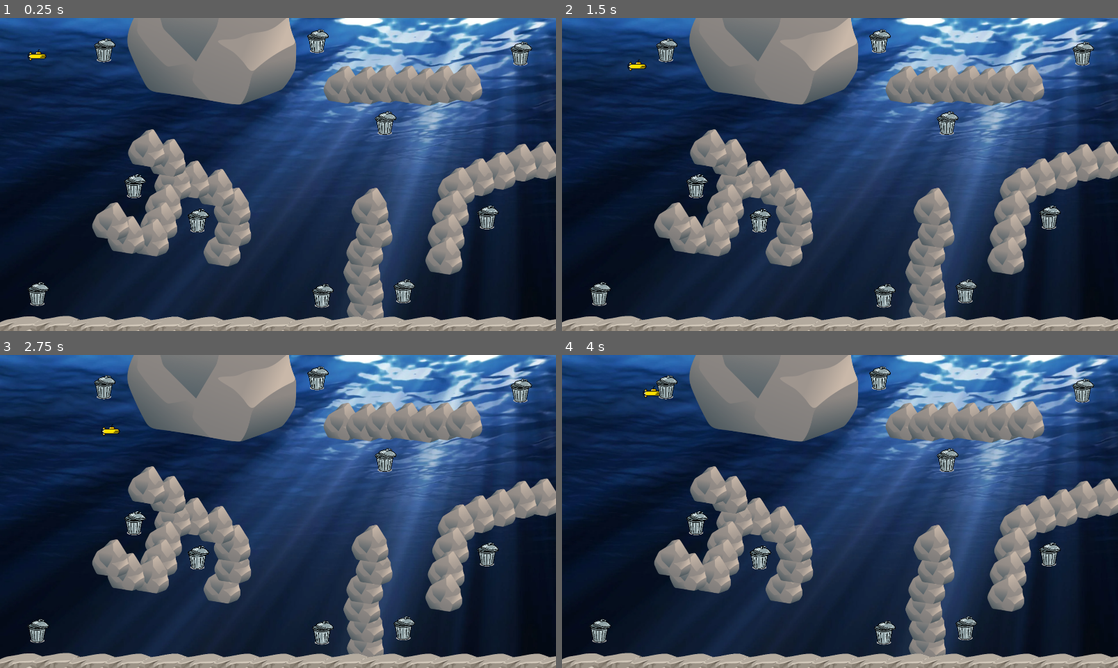
Above: before the commit, frames 1-4 (two rows, left to right).
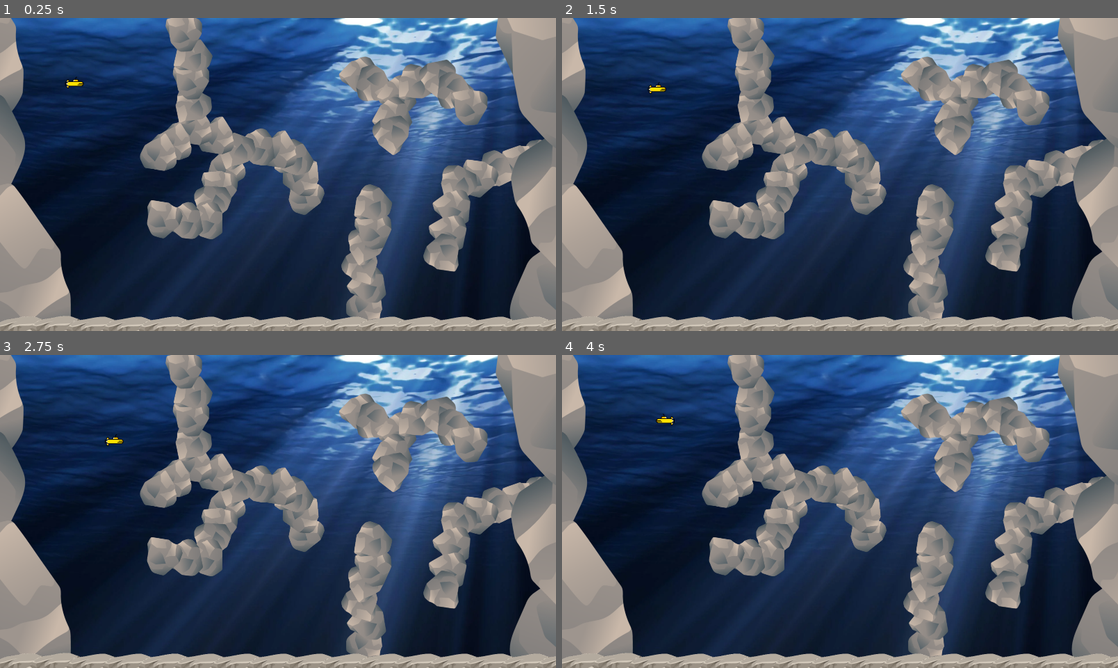
Above: after the commit, the same moments.

Repository: PudinDeveloper/Sea-Sweepers
Game: Godot game, scene res://Levels/Level-001/Level-001.tscn
The game is run twice, just before and just after one commit, with the same random seed, the same clock (stepped at 60 frames per second) and the same inputs. Before the commit the project starts from res://Levels/Level-001.tscn.
Inputs:
- Up to frame 1 (0.25 s): no input
- Up to frame 2 (1.5 s): tap Enter at 0.5 s; hold Right (ui_right) 0.53-1.28 s; hold Down (ui_down) from 1.28 s (still down)
- Up to frame 3 (2.75 s): release Down (ui_down) at 2.03 s; hold Right (ui_right) from 2.03 s (still down)
- Up to frame 4 (4 s): release Right (ui_right) at 2.78 s; hold Up (ui_up) 2.78-3.53 s; hold Left (ui_left) from 3.53 s (still down)

The runs differ from the first frame. In frame 1, 37% of the frame differs, in the area x 0-100%, y 0-98%; in frame 2, 37%; in frame 3, 37%; in frame 4, 37%.

Commit message:
Reorganize files and Add Rock Walls

Diff:
--- /dev/null
+++ b/Assets/Rocks/Big-Rock.tscn
@@ -0,0 +1,11 @@
+[gd_scene load_steps=2 format=2]
+
+[ext_resource path="res://Assets/Rocks/Images/Big-rock.svg" type="Texture" id=1]
+
+[node name="Big-rock" type="StaticBody2D"]
+
+[node name="Sprite" type="Sprite" parent="."]
+texture = ExtResource( 1 )
+
+[node name="CollisionPolygon2D" type="CollisionPolygon2D" parent="."]
+polygon = PoolVector2Array( 88, 305, 232, 253, 266, 207, 280, 177, 281, 97, 261, 41, 255, -1, 256, -50, 109, -284, 94, -295, 68, -293, -14, -272, -111, -174, -220, -104, -240, -73, -295, 39, -302, 76, -300, 110, -237, 242, -217, 259 )
--- a/Assets/Rocks/Medium-Rock.tscn
+++ b/Assets/Rocks/Medium-Rock.tscn
@@ -4,8 +4,8 @@
 
 [node name="Medium-rock" type="StaticBody2D"]
 
+[node name="CollisionPolygon2D" type="CollisionPolygon2D" parent="."]
+polygon = PoolVector2Array( -96, -57, -115, -49, -139, -22, -158, -4, -160, 4, -152, 22, -106, 59, -78, 60, 5, 104, 109, 89, 140, 63, 161, 19, 147, -20, 109, -41, 81, -60, 81, -88, 42, -102, -15, -98, -70, -86, -86, -74 )
+
 [node name="Sprite" type="Sprite" parent="."]
 texture = ExtResource( 1 )
-
-[node name="CollisionPolygon2D" type="CollisionPolygon2D" parent="."]
-polygon = PoolVector2Array( -96, -57, -115, -49, -139, -22, -158, -4, -160, 4, -152, 22, -106, 59, -78, 60, 5, 104, 109, 89, 140, 63, 161, 19, 147, -20, 109, -41, 81, -60, 81, -88, 42, -102, -15, -98, -70, -86, -86, -74 )
--- /dev/null
+++ b/Components/map-limit.tscn
@@ -0,0 +1,33 @@
+[gd_scene load_steps=3 format=2]
+
+[sub_resource type="RectangleShape2D" id=1]
+extents = Vector2( 20, 540 )
+
+[sub_resource type="RectangleShape2D" id=2]
+extents = Vector2( 960, 20 )
+
+[node name="Map-Limit" type="Node2D"]
+
+[node name="Wall-Right" type="StaticBody2D" parent="."]
+
+[node name="Collision-Wall" type="CollisionShape2D" parent="Wall-Right"]
+position = Vector2( 1900, 540 )
+shape = SubResource( 1 )
+
+[node name="Wall-Left" type="StaticBody2D" parent="."]
+
+[node name="Collision-Wall" type="CollisionShape2D" parent="Wall-Left"]
+position = Vector2( 20, 540 )
+shape = SubResource( 1 )
+
+[node name="Wall-Up" type="StaticBody2D" parent="."]
+
+[node name="Collision-Roof" type="CollisionShape2D" parent="Wall-Up"]
+position = Vector2( 960, 20 )
+shape = SubResource( 2 )
+
+[node name="Wall-Down" type="StaticBody2D" parent="."]
+
+[node name="Collision-Floor" type="CollisionShape2D" parent="Wall-Down"]
+position = Vector2( 960, 1060 )
+shape = SubResource( 2 )
--- a/Levels/Level-001.tscn
+++ /dev/null
@@ -1,221 +0,0 @@
-[gd_scene load_steps=9 format=2]
-
-[ext_resource path="res://Players/Submarine-default.tscn" type="PackedScene" id=1]
-[ext_resource path="res://Assets/Rocks/Images/Big-rock.svg" type="Texture" id=2]
-[ext_resource path="res://Assets/Rocks/Rock.tscn" type="PackedScene" id=3]
-[ext_resource path="res://Assets/Backgrounds/Ocean-background.webp" type="Texture" id=4]
-[ext_resource path="res://Assets/Rocks/Rock-floor.tscn" type="PackedScene" id=5]
-[ext_resource path="res://Assets/Trash/Trash.png" type="Texture" id=6]
-
-[sub_resource type="RectangleShape2D" id=1]
-extents = Vector2( 20, 540 )
-
-[sub_resource type="RectangleShape2D" id=2]
-extents = Vector2( 960, 20 )
-
-[node name="Level-001" type="Node2D"]
-
-[node name="Ocean-Background" type="Sprite" parent="."]
-position = Vector2( 567, 855 )
-texture = ExtResource( 4 )
-offset = Vector2( 393, -315 )
-
-[node name="Wall-Right" type="StaticBody2D" parent="."]
-
-[node name="Collision-Wall" type="CollisionShape2D" parent="Wall-Right"]
-position = Vector2( 1900, 540 )
-shape = SubResource( 1 )
-
-[node name="Wall-Left" type="StaticBody2D" parent="."]
-
-[node name="Collision-Wall" type="CollisionShape2D" parent="Wall-Left"]
-position = Vector2( 20, 540 )
-shape = SubResource( 1 )
-
-[node name="Wall-Up" type="StaticBody2D" parent="."]
-
-[node name="Collision-Roof" type="CollisionShape2D" parent="Wall-Up"]
-position = Vector2( 960, 20 )
-shape = SubResource( 2 )
-
-[node name="Wall-Down" type="StaticBody2D" parent="."]
-
-[node name="Collision-Floor" type="CollisionShape2D" parent="Wall-Down"]
-position = Vector2( 960, 1060 )
-shape = SubResource( 2 )
-
-[node name="FullRock" type="StaticBody2D" parent="."]
-position = Vector2( 742, -6 )
-
-[node name="CollisionPolygon2D" type="CollisionPolygon2D" parent="FullRock"]
-polygon = PoolVector2Array( -302, 90, -235, 246, -190, 263, 74, 307, 236, 250, 279, 180, 274, 84, 257, 7, -266, 6 )
-
-[node name="Rock-svgrepo-com" type="Sprite" parent="FullRock"]
-texture = ExtResource( 2 )
-
-[node name="Submarine" parent="." instance=ExtResource( 1 )]
-position = Vector2( 128, 128 )
-
-[node name="Rock" parent="." instance=ExtResource( 3 )]
-position = Vector2( 1264, 994 )
-
-[node name="Rock2" parent="." instance=ExtResource( 3 )]
-position = Vector2( 1264, 927 )
-
-[node name="Rock3" parent="." instance=ExtResource( 3 )]
-position = Vector2( 1252, 860 )
-
-[node name="Rock4" parent="." instance=ExtResource( 3 )]
-position = Vector2( 1262, 793 )
-
-[node name="Rock5" parent="." instance=ExtResource( 3 )]
-position = Vector2( 1294, 727 )
-
-[node name="Rock6" parent="." instance=ExtResource( 3 )]
-position = Vector2( 1280, 650 )
-
-[node name="Rock7" parent="." instance=ExtResource( 3 )]
-position = Vector2( 1869, 490 )
-
-[node name="Rock8" parent="." instance=ExtResource( 3 )]
-position = Vector2( 1792, 498 )
-
-[node name="Rock9" parent="." instance=ExtResource( 3 )]
-position = Vector2( 1719, 526 )
-
-[node name="Rock10" parent="." instance=ExtResource( 3 )]
-position = Vector2( 1646, 548 )
-
-[node name="Rock11" parent="." instance=ExtResource( 3 )]
-position = Vector2( 1578, 579 )
-
-[node name="Rock12" parent="." instance=ExtResource( 3 )]
-position = Vector2( 1558, 658 )
-
-[node name="Rock13" parent="." instance=ExtResource( 3 )]
-position = Vector2( 1543, 740 )
-
-[node name="Rock14" parent="." instance=ExtResource( 3 )]
-position = Vector2( 1535, 819 )
-
-[node name="Rock15" parent="." instance=ExtResource( 3 )]
-position = Vector2( 769, 791 )
-
-[node name="Rock16" parent="." instance=ExtResource( 3 )]
-position = Vector2( 806, 722 )
-
-[node name="Rock17" parent="." instance=ExtResource( 3 )]
-position = Vector2( 804, 649 )
-
-[node name="Rock18" parent="." instance=ExtResource( 3 )]
-position = Vector2( 747, 585 )
-
-[node name="Rock19" parent="." instance=ExtResource( 3 )]
-position = Vector2( 662, 556 )
-
-[node name="Rock20" parent="." instance=ExtResource( 3 )]
-position = Vector2( 599, 562 )
-
-[node name="Rock21" parent="." instance=ExtResource( 3 )]
-position = Vector2( 567, 637 )
-
-[node name="Rock22" parent="." instance=ExtResource( 3 )]
-position = Vector2( 551, 699 )
-
-[node name="Rock-Floor" parent="." instance=ExtResource( 5 )]
-
-[node name="Rock23" parent="." instance=ExtResource( 3 )]
-position = Vector2( 580, 481 )
-
-[node name="Rock24" parent="." instance=ExtResource( 3 )]
-position = Vector2( 508, 448 )
-
-[node name="Rock25" parent="." instance=ExtResource( 3 )]
-position = Vector2( 522, 756 )
-
-[node name="Rock26" parent="." instance=ExtResource( 3 )]
-position = Vector2( 438, 747 )
-
-[node name="Rock27" parent="." instance=ExtResource( 3 )]
-position = Vector2( 384, 700 )
-
-[node name="Rock28" parent="." instance=ExtResource( 3 )]
-position = Vector2( 1183, 229 )
-
-[node name="Rock29" parent="." instance=ExtResource( 3 )]
-position = Vector2( 1261, 231 )
-
-[node name="Rock30" parent="." instance=ExtResource( 3 )]
-position = Vector2( 1327, 226 )
-
-[node name="Rock31" parent="." instance=ExtResource( 3 )]
-position = Vector2( 1402, 228 )
-
-[node name="Rock32" parent="." instance=ExtResource( 3 )]
-position = Vector2( 1465, 236 )
-
-[node name="Rock33" parent="." instance=ExtResource( 3 )]
-position = Vector2( 1526, 228 )
-
-[node name="Rock34" parent="." instance=ExtResource( 3 )]
-position = Vector2( 1604, 223 )
-
-[node name="Trash" type="Sprite" parent="."]
-position = Vector2( 767, 767 )
-scale = Vector2( 0.0892857, 0.0793036 )
-texture = ExtResource( 6 )
-offset = Vector2( -918.399, -857.464 )
-
-[node name="Trash2" type="Sprite" parent="."]
-position = Vector2( 1197, 1026 )
-scale = Vector2( 0.0892857, 0.0793036 )
-texture = ExtResource( 6 )
-offset = Vector2( -918.399, -857.464 )
-
-[node name="Trash3" type="Sprite" parent="."]
-position = Vector2( 444, 179 )
-scale = Vector2( 0.0892857, 0.0793036 )
-texture = ExtResource( 6 )
-offset = Vector2( -918.399, -857.464 )
-
-[node name="Trash4" type="Sprite" parent="."]
-position = Vector2( 1882, 191 )
-scale = Vector2( 0.0892857, 0.0793036 )
-texture = ExtResource( 6 )
-offset = Vector2( -918.399, -857.464 )
-
-[node name="Trash5" type="Sprite" parent="."]
-position = Vector2( 1414, 431 )
-scale = Vector2( 0.0892857, 0.0793036 )
-texture = ExtResource( 6 )
-offset = Vector2( -918.399, -857.464 )
-
-[node name="Trash6" type="Sprite" parent="."]
-position = Vector2( 1478, 1011 )
-scale = Vector2( 0.0892857, 0.0793036 )
-texture = ExtResource( 6 )
-offset = Vector2( -918.399, -857.464 )
-
-[node name="Trash7" type="Sprite" parent="."]
-position = Vector2( 1767, 756 )
-scale = Vector2( 0.0892857, 0.0793036 )
-texture = ExtResource( 6 )
-offset = Vector2( -918.399, -857.464 )
-
-[node name="Trash8" type="Sprite" parent="."]
-position = Vector2( 1180, 148 )
-scale = Vector2( 0.0892857, 0.0793036 )
-texture = ExtResource( 6 )
-offset = Vector2( -918.399, -857.464 )
-
-[node name="Trash9" type="Sprite" parent="."]
-position = Vector2( 548, 648 )
-scale = Vector2( 0.0892857, 0.0793036 )
-texture = ExtResource( 6 )
-offset = Vector2( -918.399, -857.464 )
-
-[node name="Trash10" type="Sprite" parent="."]
-position = Vector2( 214, 1020 )
-scale = Vector2( 0.0892857, 0.0793036 )
-texture = ExtResource( 6 )
-offset = Vector2( -918.399, -857.464 )
--- /dev/null
+++ b/Levels/Level-001/Level-001.tscn
@@ -0,0 +1,49 @@
+[gd_scene load_steps=7 format=2]
+
+[ext_resource path="res://Assets/Backgrounds/Ocean-background.webp" type="Texture" id=1]
+[ext_resource path="res://Assets/Rocks/Big-Rock.tscn" type="PackedScene" id=2]
+[ext_resource path="res://Components/map-limit.tscn" type="PackedScene" id=3]
+[ext_resource path="res://Assets/Rocks/Rock-floor.tscn" type="PackedScene" id=4]
+[ext_resource path="res://Levels/Level-001/Scenario/rocks-level-001.tscn" type="PackedScene" id=5]
+[ext_resource path="res://Players/Submarine-default.tscn" type="PackedScene" id=6]
+
+[node name="Level-001" type="Node2D"]
+
+[node name="Ocean-Background" type="Sprite" parent="."]
+position = Vector2( 567, 855 )
+texture = ExtResource( 1 )
+offset = Vector2( 393, -315 )
+
+[node name="Map-Rocks" parent="." instance=ExtResource( 5 )]
+position = Vector2( 1, -2 )
+
+[node name="Big-rock" parent="." instance=ExtResource( 2 )]
+position = Vector2( -200, 80 )
+
+[node name="Big-rock2" parent="." instance=ExtResource( 2 )]
+position = Vector2( -213, 527 )
+rotation = 3.11541
+
+[node name="Big-rock3" parent="." instance=ExtResource( 2 )]
+position = Vector2( -43, 870 )
+rotation = -0.0523598
+
+[node name="Big-rock4" parent="." instance=ExtResource( 2 )]
+position = Vector2( 2058, 922 )
+rotation = -0.0523598
+
+[node name="Big-rock5" parent="." instance=ExtResource( 2 )]
+position = Vector2( 2074, 670 )
+rotation = 2.92866
+
+[node name="Big-rock6" parent="." instance=ExtResource( 2 )]
+position = Vector2( 1971, 148 )
+rotation = -1.20602
+scale = Vector2( 1, 1 )
+
+[node name="Rock-Floor" parent="." instance=ExtResource( 4 )]
+
+[node name="Map-Limits" parent="." instance=ExtResource( 3 )]
+
+[node name="Submarine" parent="." instance=ExtResource( 6 )]
+position = Vector2( 257, 223 )
--- /dev/null
+++ b/Levels/Level-001/Scenario/rocks-level-001.tscn
@@ -0,0 +1,172 @@
+[gd_scene load_steps=2 format=2]
+
+[ext_resource path="res://Assets/Rocks/Rock.tscn" type="PackedScene" id=1]
+
+[node name="Node2D" type="Node2D"]
+
+[node name="Rock" parent="." instance=ExtResource( 1 )]
+position = Vector2( 1264, 994 )
+rotation = 0.436332
+
+[node name="Rock2" parent="." instance=ExtResource( 1 )]
+position = Vector2( 1264, 927 )
+rotation = -1.89717
+
+[node name="Rock3" parent="." instance=ExtResource( 1 )]
+position = Vector2( 1252, 860 )
+rotation = 2.40332
+
+[node name="Rock4" parent="." instance=ExtResource( 1 )]
+position = Vector2( 1262, 793 )
+rotation = 3.16952
+
+[node name="Rock5" parent="." instance=ExtResource( 1 )]
+position = Vector2( 1282, 732 )
+rotation = -1.31074
+
+[node name="Rock6" parent="." instance=ExtResource( 1 )]
+position = Vector2( 1280, 650 )
+rotation = -2.43124
+
+[node name="Rock7" parent="." instance=ExtResource( 1 )]
+position = Vector2( 1869, 490 )
+rotation = -2.94961
+
+[node name="Rock8" parent="." instance=ExtResource( 1 )]
+position = Vector2( 1792, 498 )
+rotation = -1.35088
+
+[node name="Rock9" parent="." instance=ExtResource( 1 )]
+position = Vector2( 1719, 526 )
+rotation = 1.67726
+
+[node name="Rock10" parent="." instance=ExtResource( 1 )]
+position = Vector2( 1646, 548 )
+rotation = -0.87441
+
+[node name="Rock11" parent="." instance=ExtResource( 1 )]
+position = Vector2( 1578, 579 )
+rotation = 3.46273
+
+[node name="Rock12" parent="." instance=ExtResource( 1 )]
+position = Vector2( 1558, 658 )
+rotation = -1.63886
+
+[node name="Rock13" parent="." instance=ExtResource( 1 )]
+position = Vector2( 1543, 744 )
+rotation = -1.53065
+
+[node name="Rock14" parent="." instance=ExtResource( 1 )]
+position = Vector2( 1535, 819 )
+rotation = 2.27242
+
+[node name="Rock15" parent="." instance=ExtResource( 1 )]
+position = Vector2( 1045, 608 )
+rotation = -0.825541
+
+[node name="Rock16" parent="." instance=ExtResource( 1 )]
+position = Vector2( 1045, 546 )
+rotation = 0.464258
+
+[node name="Rock17" parent="." instance=ExtResource( 1 )]
+position = Vector2( 1008, 494 )
+rotation = -2.29511
+
+[node name="Rock18" parent="." instance=ExtResource( 1 )]
+position = Vector2( 962, 454 )
+
+[node name="Rock19" parent="." instance=ExtResource( 1 )]
+position = Vector2( 880, 452 )
+rotation = -1.85703
+
+[node name="Rock20" parent="." instance=ExtResource( 1 )]
+position = Vector2( 781, 509 )
+rotation = -0.178024
+
+[node name="Rock21" parent="." instance=ExtResource( 1 )]
+position = Vector2( 749, 584 )
+rotation = -1.1013
+
+[node name="Rock22" parent="." instance=ExtResource( 1 )]
+position = Vector2( 733, 646 )
+rotation = 3.05956
+
+[node name="Rock23" parent="." instance=ExtResource( 1 )]
+position = Vector2( 813, 466 )
+rotation = -2.94961
+
+[node name="Rock25" parent="." instance=ExtResource( 1 )]
+position = Vector2( 704, 703 )
+rotation = -1.72962
+
+[node name="Rock26" parent="." instance=ExtResource( 1 )]
+position = Vector2( 631, 707 )
+rotation = 4.3703
+
+[node name="Rock27" parent="." instance=ExtResource( 1 )]
+position = Vector2( 555, 689 )
+rotation = -0.856957
+
+[node name="Rock28" parent="." instance=ExtResource( 1 )]
+position = Vector2( 1236, 203 )
+rotation = -1.79769
+
+[node name="Rock29" parent="." instance=ExtResource( 1 )]
+position = Vector2( 1297, 231 )
+rotation = -4.59022
+
+[node name="Rock30" parent="." instance=ExtResource( 1 )]
+position = Vector2( 1367, 270 )
+rotation = -1.96699
+
+[node name="Rock31" parent="." instance=ExtResource( 1 )]
+position = Vector2( 1430, 234 )
+rotation = -2.56214
+
+[node name="Rock32" parent="." instance=ExtResource( 1 )]
+position = Vector2( 1516, 215 )
+rotation = -3.49589
+
+[node name="Rock33" parent="." instance=ExtResource( 1 )]
+position = Vector2( 1575, 253 )
+rotation = 1.53065
+
+[node name="Rock34" parent="." instance=ExtResource( 1 )]
+position = Vector2( 1613, 303 )
+rotation = -1.20253
+
+[node name="Rock35" parent="." instance=ExtResource( 1 )]
+position = Vector2( 746, 406 )
+
+[node name="Rock36" parent="." instance=ExtResource( 1 )]
+position = Vector2( 669, 374 )
+
+[node name="Rock37" parent="." instance=ExtResource( 1 )]
+position = Vector2( 599, 426 )
+
+[node name="Rock38" parent="." instance=ExtResource( 1 )]
+position = Vector2( 548, 463 )
+
+[node name="Rock39" parent="." instance=ExtResource( 1 )]
+position = Vector2( 1350, 346 )
+rotation = -2.07694
+
+[node name="Rock40" parent="." instance=ExtResource( 1 )]
+position = Vector2( 1355, 408 )
+rotation = -3.49589
+
+[node name="Rock41" parent="." instance=ExtResource( 1 )]
+position = Vector2( 661, 312 )
+rotation = 3.49589
+
+[node name="Rock42" parent="." instance=ExtResource( 1 )]
+position = Vector2( 652, 214 )
+rotation = -1.20253
+
+[node name="Rock43" parent="." instance=ExtResource( 1 )]
+position = Vector2( 659, 137 )
+rotation = -2.36318
+
+[node name="Rock44" parent="." instance=ExtResource( 1 )]
+position = Vector2( 627, 49 )
+rotation = -1.20253
--- /dev/null
+++ b/Levels/Level-001/Scenario/trash-level-001.tscn
@@ -0,0 +1,65 @@
+[gd_scene load_steps=2 format=2]
+
+[ext_resource path="res://Assets/Trash/Trash.png" type="Texture" id=1]
+
+[node name="Node2D" type="Node2D"]
+
+[node name="Trash" type="Sprite" parent="."]
+position = Vector2( 767, 767 )
+scale = Vector2( 0.0892857, 0.0793036 )
+texture = ExtResource( 1 )
+offset = Vector2( -918.399, -857.464 )
+
+[node name="Trash2" type="Sprite" parent="."]
+position = Vector2( 1197, 1026 )
+scale = Vector2( 0.0892857, 0.0793036 )
+texture = ExtResource( 1 )
+offset = Vector2( -918.399, -857.464 )
+
+[node name="Trash3" type="Sprite" parent="."]
+position = Vector2( 444, 179 )
+scale = Vector2( 0.0892857, 0.0793036 )
+texture = ExtResource( 1 )
+offset = Vector2( -918.399, -857.464 )
+
+[node name="Trash4" type="Sprite" parent="."]
+position = Vector2( 1882, 191 )
+scale = Vector2( 0.0892857, 0.0793036 )
+texture = ExtResource( 1 )
+offset = Vector2( -918.399, -857.464 )
+
+[node name="Trash5" type="Sprite" parent="."]
+position = Vector2( 1414, 431 )
+scale = Vector2( 0.0892857, 0.0793036 )
+texture = ExtResource( 1 )
+offset = Vector2( -918.399, -857.464 )
+
+[node name="Trash6" type="Sprite" parent="."]
+position = Vector2( 1478, 1011 )
+scale = Vector2( 0.0892857, 0.0793036 )
+texture = ExtResource( 1 )
+offset = Vector2( -918.399, -857.464 )
+
+[node name="Trash7" type="Sprite" parent="."]
+position = Vector2( 1767, 756 )
+scale = Vector2( 0.0892857, 0.0793036 )
+texture = ExtResource( 1 )
+offset = Vector2( -918.399, -857.464 )
+
+[node name="Trash8" type="Sprite" parent="."]
+position = Vector2( 1180, 148 )
+scale = Vector2( 0.0892857, 0.0793036 )
+texture = ExtResource( 1 )
+offset = Vector2( -918.399, -857.464 )
+
+[node name="Trash9" type="Sprite" parent="."]
+position = Vector2( 548, 648 )
+scale = Vector2( 0.0892857, 0.0793036 )
+texture = ExtResource( 1 )
+offset = Vector2( -918.399, -857.464 )
+
+[node name="Trash10" type="Sprite" parent="."]
+position = Vector2( 214, 1020 )
+scale = Vector2( 0.0892857, 0.0793036 )
+texture = ExtResource( 1 )
+offset = Vector2( -918.399, -857.464 )
--- a/Players/Submarine-default.tscn
+++ b/Players/Submarine-default.tscn
@@ -1,16 +1,13 @@
-[gd_scene load_steps=4 format=2]
+[gd_scene load_steps=3 format=2]
 
 [ext_resource path="res://Players/submarine.svg" type="Texture" id=1]
 [ext_resource path="res://Players/Submarine.gd" type="Script" id=2]
 
-[sub_resource type="RectangleShape2D" id=1]
-extents = Vector2( 32, 20 )
-
 [node name="Submarine" type="KinematicBody2D"]
 script = ExtResource( 2 )
 
-[node name="Collision-Submarine" type="CollisionShape2D" parent="."]
-shape = SubResource( 1 )
+[node name="CollisionPolygon2D" type="CollisionPolygon2D" parent="."]
+polygon = PoolVector2Array( -32, 4, -32, 15, -22, 21, -16, 14, 26, 14, 33, 7, 32, 0, 27, -5, 17, -5, 11, -21, 3, -21, 1, -14, -4, -14, -8, -6, -15, -5, -20, -14, -32, -7 )
 
 [node name="Sprite" type="Sprite" parent="."]
 texture = ExtResource( 1 )
--- a/Players/Submarine.gd
+++ b/Players/Submarine.gd
@@ -1,6 +1,6 @@
 extends KinematicBody2D
 
-var speed = 175
+var speed = 95
 
 func _physics_process(delta):
 	var direction = Vector2.ZERO
@@ -13,8 +13,10 @@
 
 	if Input.is_action_pressed("ui_right"):
 		direction.x += 1
+		$Sprite.flip_h = false
 
 	if Input.is_action_pressed("ui_left"):
 		direction.x -= 1
+		$Sprite.flip_h = true
 
 	move_and_slide(direction * speed)
--- a/project.godot
+++ b/project.godot
@@ -11,7 +11,7 @@
 [application]
 
 config/name="SeaSweepers"
-run/main_scene="res://Levels/Level-001.tscn"
+run/main_scene="res://Levels/Level-001/Level-001.tscn"
 config/icon="res://icon.png"
 
 [display]
Not shown, added: export_presets.cfg
